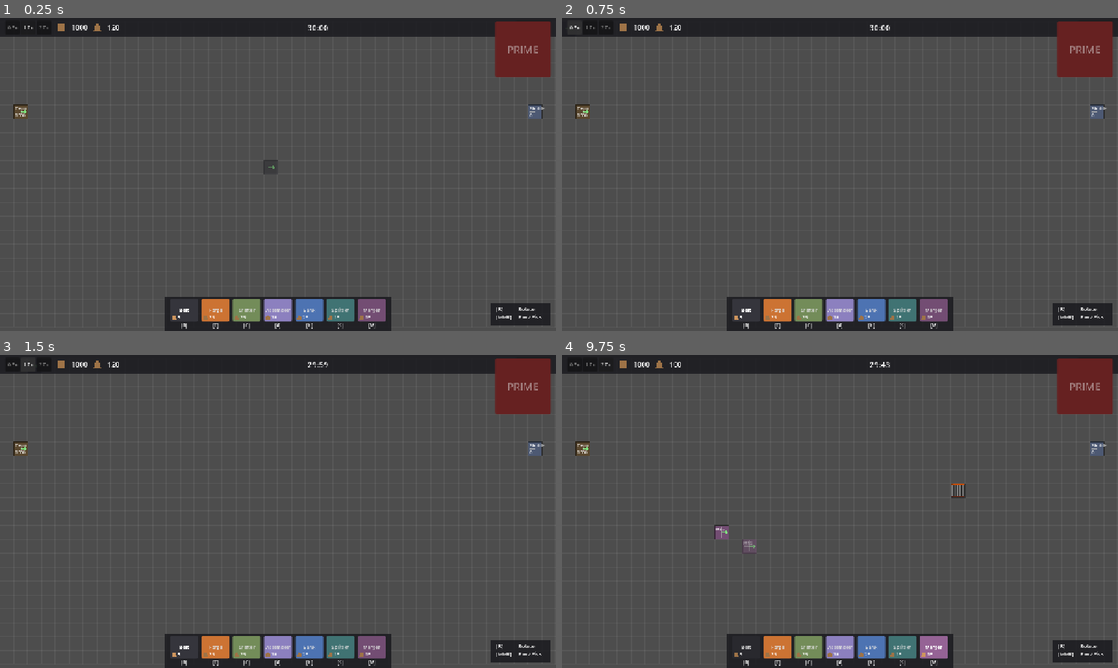
Above: before the commit, frames 1-4 (two rows, left to right).
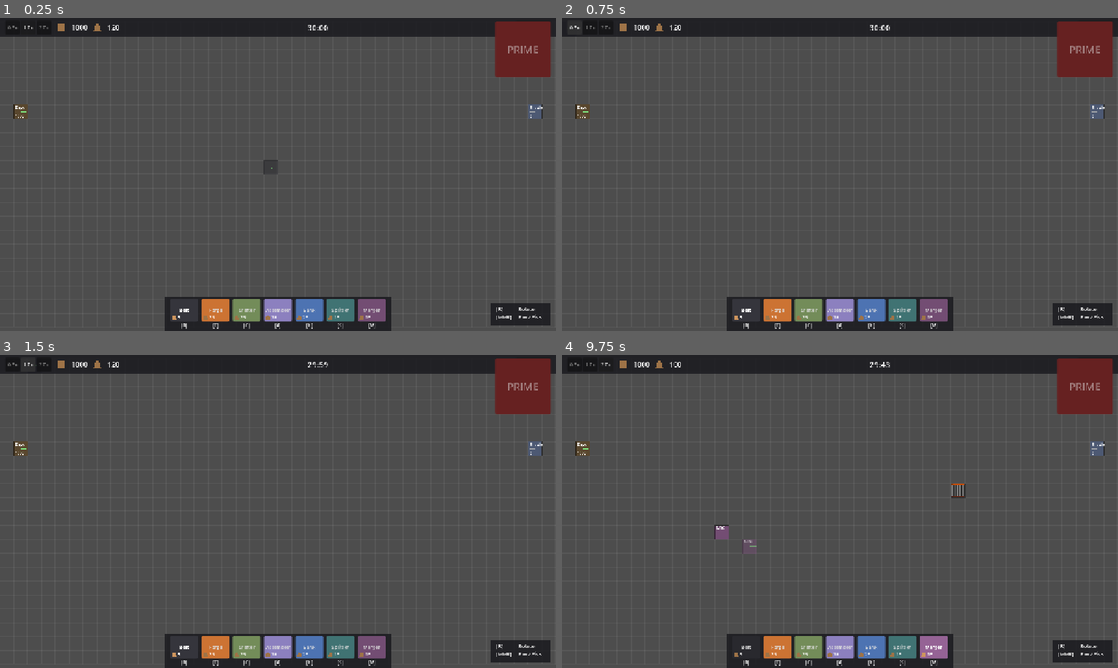
Above: after the commit, the same moments.

Repository: doubledsuarez/Lucky-Factory
Game: Godot game, scene res://factory/Factory.tscn
The game is run twice, just before and just after one commit, with the same random seed, the same clock (stepped at 60 frames per second) and the same inputs.
Inputs (mouse positions are in pixels of both pictures, inside the frame that each line leads up to):
- Up to frame 1 (0.25 s): no input
- Up to frame 2 (0.75 s): click "0.5x" at 0.5 s
- Up to frame 3 (1.5 s): click "1.0x" at 1.25 s
- Up to frame 4 (9.75 s): click "2.0x" at 2 s; click "Robots: 0" at 2.75 s; click "Belt" at 3.5 s; click "Forge" at 4.25 s; click "Crafter" at 5 s; click "Assembler" at 5.75 s; click "Bank" at 6.5 s; click "Splitter" at 7.25 s; click "Merger" at 8 s; tap Enter at 8.75 s; move the mouse to (962, 495) at 8.77 s; tap B at 8.85 s; click (962, 495) at 8.92 s; tap Space at 9.5 s; drag from (728, 527) to (812, 574) at 9.52 s

The runs differ from the first frame. In frame 1, less than 0.1% of the frame differs, in the area x 2-98%, y 27-49%; in frame 2, less than 0.1%; in frame 3, less than 0.1%; in frame 4, 0.1%, in the area x 2-98%, y 27-64%.

Commit message:
Scale to 64px tiles, add machine inspector, fix router bugs
- CELL_SIZE now 64 so belt art renders at native resolution; ITEM_SIZE, label
  font, and insets derive from it, and the camera default zoom is retuned
- Per-machine hover inspector showing input/output slots, quantities, and a
  center animation space; crafter panel gains Build and Status tabs
- Fix crash from reading route_exit on a Cell instead of its Item
- Fix splitter-into-merger deadlock where each waited on the other
- Remove the 999 ingot cap so later levels can stockpile freely

Diff:
--- a/factory/Factory.gd
+++ b/factory/Factory.gd
@@ -2,24 +2,27 @@
 ## The factory floor: place belts and machines and route scrap through them.
 ## Belts and machines have an input side and an output side, so items only flow the way they face.
 
-const CELL_SIZE := 32
-const ITEM_SIZE := 14.0
+# tile size in world pixels -- the one knob; everything below scales off it (belt art is authored at 64)
+const CELL_SIZE := 64
+const ITEM_SIZE := CELL_SIZE * 0.45              # item drawn size, kept proportional to the cell
 const BELT_SPEED := 1.0  # cells per second (60 a minute at tier 1). Sim.speed scales it.
 # where a stopped item sits: right at the edge, still on the belt
 const EDGE_REST_OFFSET := 1.0 - (ITEM_SIZE * 0.5) / CELL_SIZE
+const LABEL_FONT_SIZE := CELL_SIZE * 28 / 100    # ~17 at 64; scales with the cell
+const LABEL_INSET := CELL_SIZE * 0.1             # corner padding for in-cell text
 const DIRECTIONS := [Vector2i.RIGHT, Vector2i.DOWN, Vector2i.LEFT, Vector2i.UP]
 const GRID_COLUMNS := 40
 const GRID_ROWS := 22
 const DEPO_START_SCRAP := 1000
 const BELT_FRAMES_PER_SECOND := 8.0
 const STARTING_BUILD_INGOTS := 120
-const BUILD_INGOT_CAP := 999
 const BELT_COST := 5
 const SPLITTER_COST := 15
 const MERGER_COST := 15
-const ZOOM_MIN := 0.75
-const ZOOM_MAX := 2.0
-const ZOOM_STEP := 0.15
+const ZOOM_MIN := 0.4   # zoomed out enough to see the whole floor
+const ZOOM_MAX := 1.5   # 1.0 is native belt pixels
+const ZOOM_STEP := 0.1
+const DEFAULT_ZOOM := 0.5
 const PAN_MARGIN_CELLS := 5  # how far past the floor the view may scroll
 const WAVE_BUILD_TIME := 1800.0
 
@@ -93,6 +96,8 @@
 	_load_belt_frames()
 	_create_machine(depo_coordinate, &"depo", 0)
 	_create_machine(shuttle_coordinate, &"shuttle", 0)
+	camera.position = Vector2(GRID_COLUMNS, GRID_ROWS) * CELL_SIZE * 0.5  # center on the floor
+	camera.zoom = Vector2(DEFAULT_ZOOM, DEFAULT_ZOOM)
 	_clamp_camera()
 
 func _load_belt_frames() -> void:
@@ -315,7 +320,7 @@
 		MachineDef.Kind.CRAFTER:
 			machine.inputs[item.definition.id] = machine.inputs.get(item.definition.id, 0) + 1
 		MachineDef.Kind.STORAGE:
-			build_ingots = min(build_ingots + 1, BUILD_INGOT_CAP)
+			build_ingots += 1
 		MachineDef.Kind.ASSEMBLER:
 			machine.inputs[item.definition.slot] = item.definition
 		MachineDef.Kind.SHUTTLE:
@@ -399,7 +404,12 @@
 		CellKind.BELT:
 			return source.item != null
 		CellKind.ROUTER:
-			return source.item != null and source.route_exit == _direction_index(coordinate - source_coordinate)
+			# a feeding splitter only commits its exit once we open this side, so treat it as ready when
+			# its item is aimed here OR hasn't picked an exit yet -- otherwise the two wait on each other
+			if source.item == null:
+				return false
+			var toward := _direction_index(coordinate - source_coordinate)
+			return source.item.route_exit == toward or source.item.route_exit == -1
 		CellKind.MACHINE:
 			return _machine_can_output(source.machine)
 	return false
@@ -466,7 +476,7 @@
 			var capacity: int = maxi(int(recipe.inputs[item_definition.id]), item_definition.stack_size)
 			return machine.inputs.get(item_definition.id, 0) < capacity
 		MachineDef.Kind.STORAGE:
-			return item_definition.id == machine.definition.storage_item and build_ingots < BUILD_INGOT_CAP
+			return item_definition.id == machine.definition.storage_item
 		MachineDef.Kind.ASSEMBLER:
 			return item_definition.slot != ItemDef.Slot.NONE and not machine.inputs.has(item_definition.slot)
 		MachineDef.Kind.SHUTTLE:
@@ -597,12 +607,12 @@
 		var machine := cell.machine
 		if _is_prefab(machine.definition.kind):
 			return  # the depo and shuttle stay put
-		build_ingots = min(build_ingots + machine.definition.build_cost, BUILD_INGOT_CAP)
+		build_ingots += machine.definition.build_cost
 		_return_scrap_to_depo(int(machine.inputs.get(&"scrap", 0)))  # waiting intake scrap goes home
 		for machine_cell in _machine_world_cells(machine):
 			cells.erase(machine_cell)
 		return
-	build_ingots = min(build_ingots + _cost_of_cell(cell), BUILD_INGOT_CAP)
+	build_ingots += _cost_of_cell(cell)
 	_return_scrap_to_depo(_scrap_on_cell(cell))  # scrap riding this belt or router goes home
 	cells.erase(coordinate)
 
@@ -935,18 +945,19 @@
 	var machine := cell.machine
 	var rect := _machine_rect(machine)
 	var font := ThemeDB.fallback_font
-	draw_string(font, rect.position + Vector2(3, 13), _machine_label(machine), 0, -1, 10, Color(1, 1, 1, 0.95))
+	draw_string(font, rect.position + Vector2(LABEL_INSET, LABEL_FONT_SIZE), _machine_label(machine), 0, -1, LABEL_FONT_SIZE, Color(1, 1, 1, 0.95))
 	match machine.definition.kind:
 		MachineDef.Kind.CRAFTER, MachineDef.Kind.ASSEMBLER:
 			if machine.recipe != null:
 				var fraction := clampf(machine.progress / machine.recipe.craft_time, 0.0, 1.0)
-				draw_rect(Rect2(rect.position + Vector2(2, rect.size.y - 5), Vector2((rect.size.x - 4) * fraction, 3)), Color(0.5, 0.9, 0.5))
+				var bar_height := CELL_SIZE * 0.08
+				draw_rect(Rect2(rect.position + Vector2(LABEL_INSET, rect.size.y - bar_height - 2.0), Vector2((rect.size.x - LABEL_INSET * 2.0) * fraction, bar_height)), Color(0.5, 0.9, 0.5))
 		MachineDef.Kind.STORAGE:
-			draw_string(font, rect.position + Vector2(3, rect.size.y - 4), str(build_ingots), 0, -1, 10, Color(1, 1, 1, 0.9))
+			draw_string(font, rect.position + Vector2(LABEL_INSET, rect.size.y - LABEL_INSET), str(build_ingots), 0, -1, LABEL_FONT_SIZE, Color(1, 1, 1, 0.9))
 		MachineDef.Kind.SOURCE:
-			draw_string(font, rect.position + Vector2(3, rect.size.y - 4), str(machine.stored), 0, -1, 10, Color(1, 1, 1, 0.9))
+			draw_string(font, rect.position + Vector2(LABEL_INSET, rect.size.y - LABEL_INSET), str(machine.stored), 0, -1, LABEL_FONT_SIZE, Color(1, 1, 1, 0.9))
 		MachineDef.Kind.SHUTTLE:
-			draw_string(font, rect.position + Vector2(3, rect.size.y - 4), str(Run.shuttle_robots.size()), 0, -1, 10, Color(1, 1, 1, 0.9))
+			draw_string(font, rect.position + Vector2(LABEL_INSET, rect.size.y - LABEL_INSET), str(Run.shuttle_robots.size()), 0, -1, LABEL_FONT_SIZE, Color(1, 1, 1, 0.9))
 
 func _machine_label(machine: Machine) -> String:
 	# a configured crafter shows what it's making; an empty one says so
@@ -976,7 +987,7 @@
 	draw_rect(rect, fill)
 	draw_rect(rect, Color(0, 0, 0, 0.5 * alpha), false, 1.0)
 	var label := "SPL" if router_kind == RouterKind.SPLITTER else "MRG"
-	draw_string(ThemeDB.fallback_font, rect.position + Vector2(2, 12), label, 0, -1, 8, Color(1, 1, 1, alpha))
+	draw_string(ThemeDB.fallback_font, rect.position + Vector2(LABEL_INSET, LABEL_FONT_SIZE), label, 0, -1, LABEL_FONT_SIZE, Color(1, 1, 1, alpha))
 	var center := rect.position + rect.size * 0.5
 	for direction in range(DIRECTIONS.size()):
 		var is_output := (router_kind == RouterKind.SPLITTER and direction != input_direction) \
@@ -1084,7 +1095,7 @@
 			draw_rect(cell_rect, BLOCKED_OVERLAY)
 	for port in _world_ports(def, hovered_coordinate, placement_direction):
 		_draw_port(port.coord, port.side, port.role, 0.7)
-	draw_string(ThemeDB.fallback_font, _cell_rect(hovered_coordinate).position + Vector2(3, 13), def.display_name, 0, -1, 10, Color(1, 1, 1, 0.7))
+	draw_string(ThemeDB.fallback_font, _cell_rect(hovered_coordinate).position + Vector2(LABEL_INSET, LABEL_FONT_SIZE), def.display_name, 0, -1, LABEL_FONT_SIZE, Color(1, 1, 1, 0.7))
 
 # --- HUD data (read by the Hud layer) ---
 
@@ -1106,6 +1117,40 @@
 func assign_recipe(machine: Machine, recipe: Recipe) -> void:
 	machine.recipe = recipe
 	machine.progress = 0.0
+
+func hovered_machine() -> Machine:
+	var cell: Cell = cells.get(hovered_coordinate)
+	if cell != null and cell.kind == CellKind.MACHINE:
+		return cell.machine
+	return null
+
+# display-ready breakdown of a machine's slots for the Hud inspector:
+# { title, inputs:[{item, have, need}], outputs:[{item, have, need}], progress }
+func machine_inspector(machine: Machine) -> Dictionary:
+	var def: MachineDef = machine.definition
+	var info := { "title": _machine_label(machine), "inputs": [], "outputs": [], "progress": 0.0 }
+	match def.kind:
+		MachineDef.Kind.SOURCE:
+			info.outputs.append({ "item": def.source_item, "have": machine.stored, "need": 0 })
+		MachineDef.Kind.SHUTTLE:
+			info.inputs.append({ "item": &"robot", "have": Run.shuttle_robots.size(), "need": 0 })
+		MachineDef.Kind.STORAGE:
+			info.inputs.append({ "item": def.storage_item, "have": 0, "need": 0 })
+			info.outputs.append({ "item": def.storage_item, "have": build_ingots, "need": 0 })
+		MachineDef.Kind.CRAFTER:
+			if machine.recipe != null:
+				for input_id in machine.recipe.inputs:
+					info.inputs.append({ "item": input_id, "have": int(machine.inputs.get(input_id, 0)), "need": int(machine.recipe.inputs[input_id]) })
+				info.outputs.append({ "item": machine.recipe.output_id, "have": machine.output_count, "need": 0 })
+				info.progress = clampf(machine.progress / machine.recipe.craft_time, 0.0, 1.0)
+		MachineDef.Kind.ASSEMBLER:
+			for slot in [ItemDef.Slot.LEGS, ItemDef.Slot.TORSO, ItemDef.Slot.HEAD, ItemDef.Slot.ARMS]:
+				var part: ItemDef = machine.inputs.get(slot)
+				info.inputs.append({ "item": part.id if part != null else &"", "have": 1 if part != null else 0, "need": 1 })
+			info.outputs.append({ "item": &"robot", "have": machine.output_count, "need": 0 })
+			if machine.recipe != null:
+				info.progress = clampf(machine.progress / machine.recipe.craft_time, 0.0, 1.0)
+	return info
 
 func scrap_total() -> int:
 	var total := 0
--- a/factory/Hud.gd
+++ b/factory/Hud.gd
@@ -20,6 +20,8 @@
 var speed_buttons := {}  # speed -> Button
 var last_robot_state := ""
 var machine_panel: Control = null
+var hover_panel: PanelContainer
+var hover_col: VBoxContainer
 
 func _ready() -> void:
 	set_anchors_and_offsets_preset(Control.PRESET_FULL_RECT)
@@ -29,6 +31,7 @@
 	_build_launch_button()
 	_build_controls_hint()
 	_build_shuttle_panel()
+	_build_hover_panel()
 
 func _process(_delta: float) -> void:
 	scrap_label.text = str(factory.scrap_total())
@@ -38,6 +41,7 @@
 	_refresh_launch()
 	_refresh_speed()
 	_refresh_buildables()
+	_refresh_machine_hover()
 
 # --- top status bar ---
 
@@ -346,7 +350,7 @@
 	column.add_theme_constant_override("separation", 6)
 	panel.add_child(column)
 	var header := HBoxContainer.new()
-	var title := _make_label("Choose a part to craft")
+	var title := _make_label(factory.machine_inspector(machine).title)
 	title.size_flags_horizontal = Control.SIZE_EXPAND_FILL
 	header.add_child(title)
 	var close := Button.new()
@@ -354,13 +358,24 @@
 	close.pressed.connect(_close_machine_panel)
 	header.add_child(close)
 	column.add_child(header)
+	var tabs := TabContainer.new()
+	tabs.custom_minimum_size = Vector2(300, 210)
+	var build_tab := _make_recipe_grid(machine, recipes)
+	build_tab.name = "Build"
+	tabs.add_child(build_tab)
+	var status_tab := _make_inspector_body(factory.machine_inspector(machine))
+	status_tab.name = "Status"
+	tabs.add_child(status_tab)
+	column.add_child(tabs)
+
+func _make_recipe_grid(machine, recipes: Array) -> Control:
 	var grid := GridContainer.new()
 	grid.columns = 3   # 3 variants across, one slot per row
 	grid.add_theme_constant_override("h_separation", 4)
 	grid.add_theme_constant_override("v_separation", 4)
-	column.add_child(grid)
 	for recipe in recipes:
 		grid.add_child(_make_recipe_button(machine, recipe))
+	return grid
 
 func _make_recipe_button(machine, recipe) -> Button:
 	var button := Button.new()
@@ -381,6 +396,87 @@
 	if machine_panel != null:
 		machine_panel.queue_free()
 		machine_panel = null
+
+# --- machine hover inspector (every machine) ---
+
+func _build_hover_panel() -> void:
+	hover_panel = PanelContainer.new()
+	hover_panel.add_theme_stylebox_override("panel", _panel_style(BAR_COLOR))
+	hover_panel.mouse_filter = Control.MOUSE_FILTER_IGNORE
+	hover_panel.visible = false
+	add_child(hover_panel)
+	hover_col = VBoxContainer.new()
+	hover_col.add_theme_constant_override("separation", 3)
+	hover_panel.add_child(hover_col)
+
+func _refresh_machine_hover() -> void:
+	# the click-to-configure panel takes over, so hide the floating tooltip while it's open
+	var machine = null if machine_panel != null else factory.hovered_machine()
+	if machine == null:
+		hover_panel.visible = false
+		return
+	var info: Dictionary = factory.machine_inspector(machine)
+	for child in hover_col.get_children():
+		child.free()
+	var title := _make_label(info.title)
+	title.add_theme_font_size_override("font_size", 12)
+	hover_col.add_child(title)
+	hover_col.add_child(_make_inspector_body(info))
+	hover_panel.visible = true
+	var spot := get_viewport().get_mouse_position() + Vector2(18, 18)
+	var bounds := get_viewport_rect().size - hover_panel.size - Vector2(4, 4)
+	hover_panel.position = Vector2(minf(spot.x, bounds.x), minf(spot.y, bounds.y))
+
+# inputs | center animation space | outputs -- shared by the hover tooltip and the crafter Status tab
+func _make_inspector_body(info: Dictionary) -> Control:
+	var body := HBoxContainer.new()
+	body.add_theme_constant_override("separation", 8)
+	body.add_child(_make_slot_column(info.inputs))
+	body.add_child(_make_anim_space(info.progress))
+	body.add_child(_make_slot_column(info.outputs))
+	return body
+
+func _make_slot_column(entries: Array) -> Control:
+	var col := VBoxContainer.new()
+	col.add_theme_constant_override("separation", 2)
+	if entries.is_empty():
+		col.add_child(_make_label("—"))
+		return col
+	for entry in entries:
+		var row := HBoxContainer.new()
+		row.add_theme_constant_override("separation", 3)
+		row.add_child(_make_slot_icon(entry.item))
+		var qty := _make_label(("%d/%d" % [entry.have, entry.need]) if entry.need > 0 else ("x%d" % entry.have))
+		qty.add_theme_font_size_override("font_size", 11)
+		row.add_child(qty)
+		col.add_child(row)
+	return col
+
+func _make_slot_icon(item_id: StringName) -> Control:
+	if item_id == &"" or Database.item(item_id) == null:
+		var empty := Panel.new()   # an unfilled slot
+		empty.custom_minimum_size = Vector2(18, 18)
+		return empty
+	var chip := _make_item_chip(item_id)
+	chip.mouse_filter = Control.MOUSE_FILTER_IGNORE
+	return chip
+
+func _make_anim_space(progress: float) -> Control:
+	# placeholder for the machine's working animation; the bar shows craft progress for now
+	var col := VBoxContainer.new()
+	col.add_theme_constant_override("separation", 2)
+	var box := Panel.new()
+	box.custom_minimum_size = Vector2(40, 34)
+	box.add_theme_stylebox_override("panel", _icon_style(Color(0.08, 0.08, 0.10)))
+	col.add_child(box)
+	var bar := ProgressBar.new()
+	bar.custom_minimum_size = Vector2(40, 6)
+	bar.min_value = 0.0
+	bar.max_value = 1.0
+	bar.value = progress
+	bar.show_percentage = false
+	col.add_child(bar)
+	return col
 
 # --- placeholder graphics helpers ---
 
